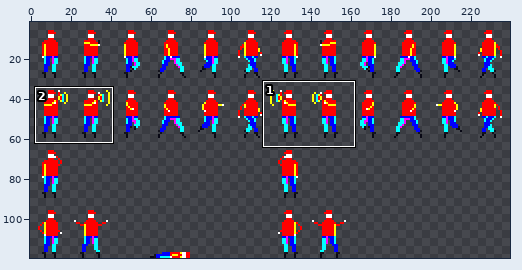
Sprite sheet -- src/sprites/citizen-6.png. Above: a wide view before the commit, with the close-up outlined.
Close-up. First the earlier version:
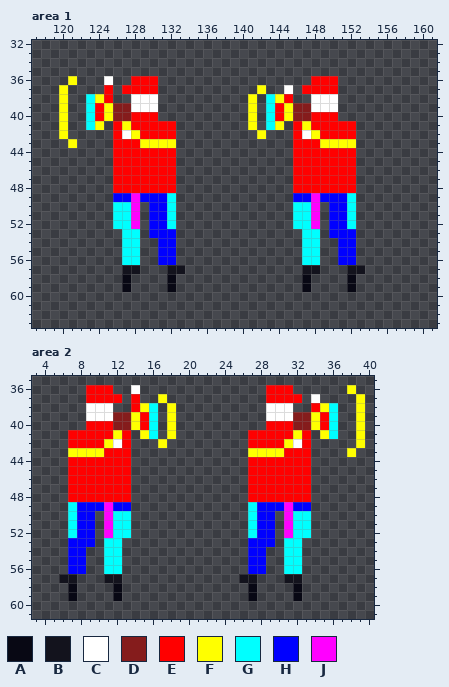
The file is 240x120 pixels. Shown: area 1: x 117..161, y 32..63; area 2: x 3..40, y 35..61. The wide view leaves out empty margins.
Palette (. is transparent): A #080814  B #13131d  C #ffffff  D #851c1c  E #ff0000  F #ffff00  G #00ffff  H #0000ff  J #ff00ff
Pixels before, area 1, first column x 120:
36 .F...C..EEE.................EEE...
37 F....E.EEEE...........F..C.EEEE...
38 F..GFE..CCC..........F.GFE..CCC...
39 F..GEFDDCCC..........F.GEFDDCCC...
40 F..GEFDDEEE..........F.GEFDDEEE...
41 F..GF.EFEEEEE........F.GF.EFEEEEE.
42 F.....ECFEEEE.........F...ECFEEEE.
43 .F....EEEFFFF.............EEEFFFF.
44 ......EEEEEEE.............EEEEEEE.
45 ......EEEEEEE.............EEEEEEE.
46 ......EEEEEEE.............EEEEEEE.
47 ......EEEEEEE.............EEEEEEE.
48 ......EEEEEEE.............EEEEEEE.
49 ......HHJHHHG.............HHJHHHG.
50 ......GGJ.HHG.............GGJ.HHG.
51 ......GGJ.HHG.............GGJ.HHG.
52 ......GGJ.HHG.............GGJ.HHG.
53 .......GG.HHH..............GG.HHH.
54 .......GG..HH..............GG..HH.
55 .......GG..HH..............GG..HH.
56 .......GG..HH..............GG..HH.
57 .......BB...BB.............BB...BB
58 .......A....A..............A....A.
59 .......A....A..............A....A.
Pixels before, area 2, first column x 6:
36 ...EEE..C..............EEE......F.
37 ...EEEE.E..F...........EEEE.C....F
38 ...CCC..EFG.F..........CCC..EFG..F
39 ...CCCDDFEG.F..........CCCDDFEG..F
40 ...EEEDDFEG.F..........EEEDDFEG..F
41 .EEEEEFE.FG.F........EEEEEFE.FG..F
42 .EEEEFCE...F.........EEEEFCE.....F
43 .FFFFEEE.............FFFFEEE....F.
44 .EEEEEEE.............EEEEEEE......
45 .EEEEEEE.............EEEEEEE......
46 .EEEEEEE.............EEEEEEE......
47 .EEEEEEE.............EEEEEEE......
48 .EEEEEEE.............EEEEEEE......
49 .GHHHJHH.............GHHHJHH......
50 .GHH.JGG.............GHH.JGG......
51 .GHH.JGG.............GHH.JGG......
52 .GHH.JGG.............GHH.JGG......
53 .HHH.GG..............HHH.GG.......
54 .HH..GG..............HH..GG.......
55 .HH..GG..............HH..GG.......
56 .HH..GG..............HH..GG.......
57 BB...BB.............BB...BB.......
58 .A....A..............A....A.......
59 .A....A..............A....A.......
The same view after the edit:
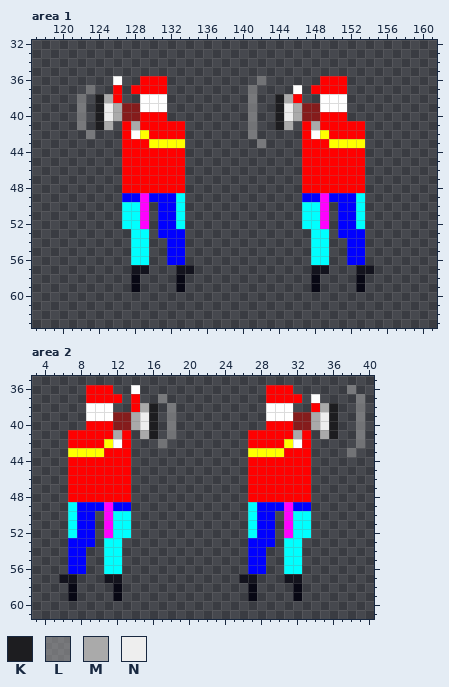
Colours new in this view: K #1d1d20  L #aaaaaa80  M #aaaaaa  N #eeeeee
From old to new:
Area 1:
Colour A now appears in rows 58 to 59 at x 128, 133, 148 and 153.
Colour B now appears in row 57 at x 129, 134, 149 and 154.
Colour C now appears in row 36 at x 126; in row 37 at x 146; in rows 38 to 39 at x 131 and 151.
The author changed colour F to colour C in row 42 at x 128 and 148.
The author changed colour C to colour D in row 39 at x 128 and 148.
The author changed colour E to colour D in row 40 at x 128 and 148.
Colour E now appears in row 36 at x 131 and 151; in row 37 at x 126, 131 and 151; in row 38 at x 126 and 146; in row 40 at x 131 and 151; in rows 41 to 42 at x 133 and 153; in rows 44 to 48 at x 133 and 153.
The author changed colour C to colour E in row 42 at x 127 and 147.
The author changed colour F to colour E in row 41 at x 127 and 147; in row 43 at x 129 and 149.
Colour F now appears in row 43 at x 133 and 153.
The author changed colour E to colour F in row 42 at x 129 and 149.
Colour G now appears in rows 49 to 52 at x 133 and 153; in rows 53 to 56 at x 129 and 149.
The author changed colour J to colour G in rows 50 to 52 at x 128 and 148.
Colour H now appears in rows 53 to 56 at x 133 and 153.
The author changed colour G to colour H in rows 49 to 52 at x 132 and 152.
The author changed colour J to colour H in row 49 at x 128 and 148.
Colour J now appears in rows 50 to 52 at x 129 and 149.
The author changed colour H to colour J in row 49 at x 129 and 149.
The author changed colour E to colour K in rows 39 to 40 at x 124 and 144.
The author changed colour F to colour K in row 38 at x 124 and 144; in row 41 at x 124 and 144.
Colour L now appears in row 36 at x 142; in row 37 at x 123 and 141; in rows 38 to 41 at x 122; in row 42 at x 123 and 141; in row 43 at x 142.
The author changed colour F to colour L in rows 38 to 41 at x 141.
Colour M now appears in row 41 at x 125 and 145.
The author changed colour D to colour M in rows 39 to 40 at x 126 and 146.
The author changed colour E to colour M in row 38 at x 125 and 145; in row 41 at x 128 and 148.
The author changed colour F to colour N in rows 39 to 40 at x 125 and 145.
Colour A is gone in rows 58 to 59 at x 127, 132, 147 and 152.
Colour B is gone in row 57 at x 127, 132, 147 and 152.
Colour C is gone in row 36 at x 125; in row 37 at x 145; in row 38 at x 128 and 148.
Colour E is gone in row 36 at x 128 and 148; in row 37 at x 125, 127 and 147; in rows 41 to 48 at x 126 and 146.
Colour F is gone in row 36 at x 121; in row 37 at x 120 and 142; in rows 38 to 41 at x 120; in row 42 at x 120 and 142; in row 43 at x 121.
Colour G is gone in rows 38 to 41 at x 123 and 143; in rows 50 to 52 at x 126 and 146; in rows 53 to 56 at x 127 and 147.
Colour H is gone in row 49 at x 126 and 146; in rows 50 to 53 at x 130 and 150; in rows 54 to 56 at x 131 and 151.
Area 2:
The author changed colour G to colour K in rows 38 to 41 at x 16 and 36.
The author changed colour F to colour L in row 36 at x 38; in row 37 at x 17 and 39; in rows 38 to 41 at x 18 and 39; in row 42 at x 17 and 39; in row 43 at x 38.
The author changed colour F to colour M in row 38 at x 15 and 35; in rows 39 to 40 at x 14 and 34; in row 41 at x 12, 15, 32 and 35.
The author changed colour E to colour N in rows 39 to 40 at x 15 and 35.
Changed places in both close-ups, as pixel boxes (x1, y1, x2, y2):
changed: (59, 76, 194, 292)
changed: (248, 76, 374, 292)
changed: (293, 385, 365, 457)
changed: (113, 394, 176, 448)
